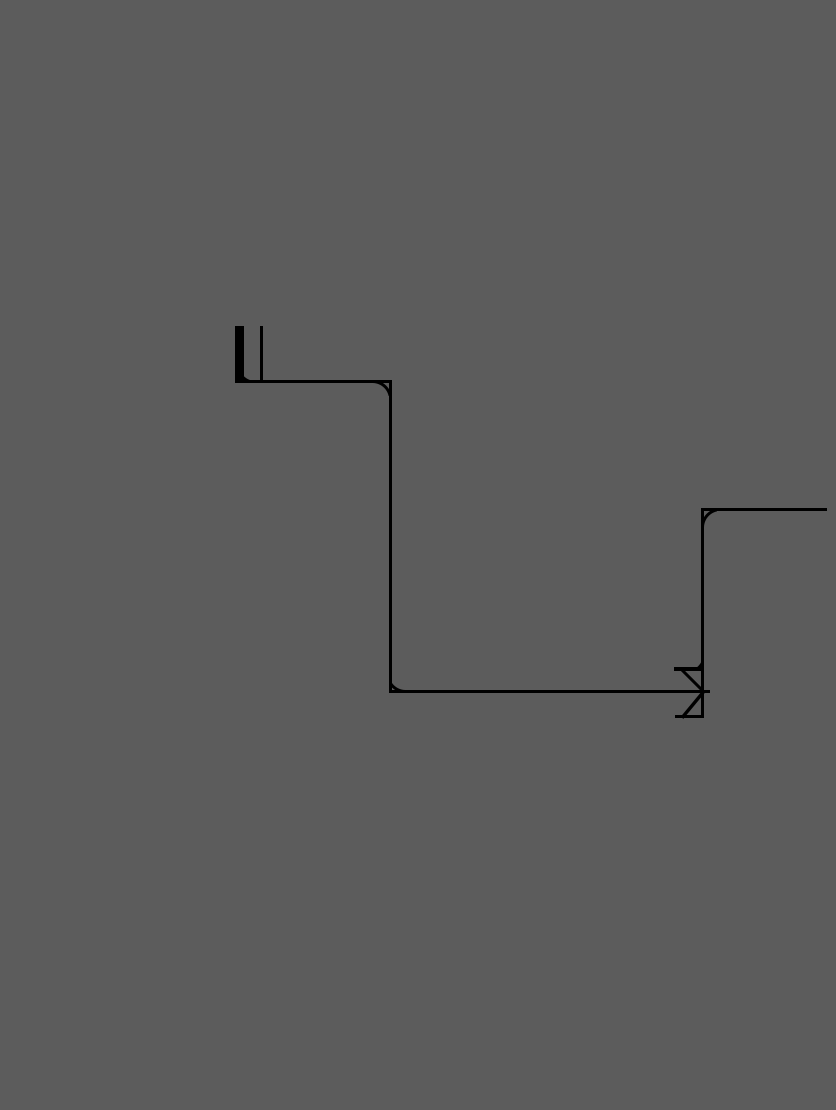
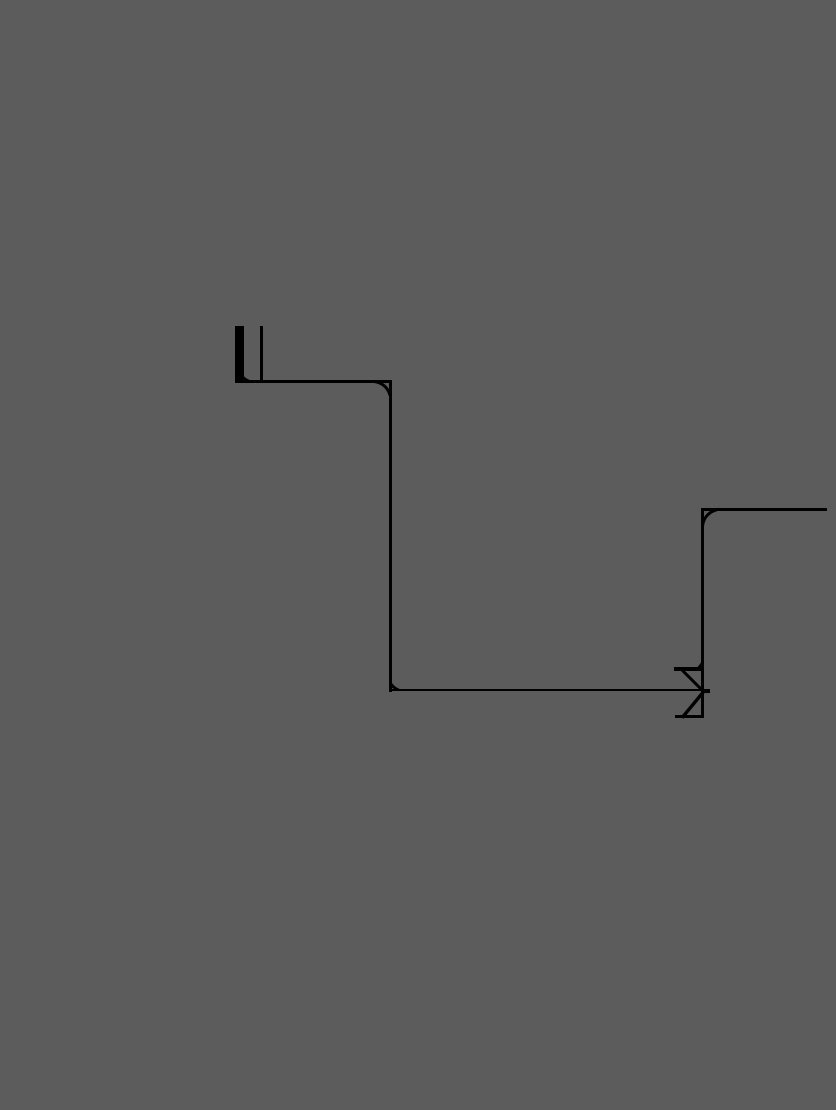
Comparing the layer stacks of the two w=836, h=1110 images. Changes:
added layer "形状 9 拷贝" in group "组 1" over [392, 689, 488, 690]
painted on "形状 16" over [389, 689, 710, 693]
